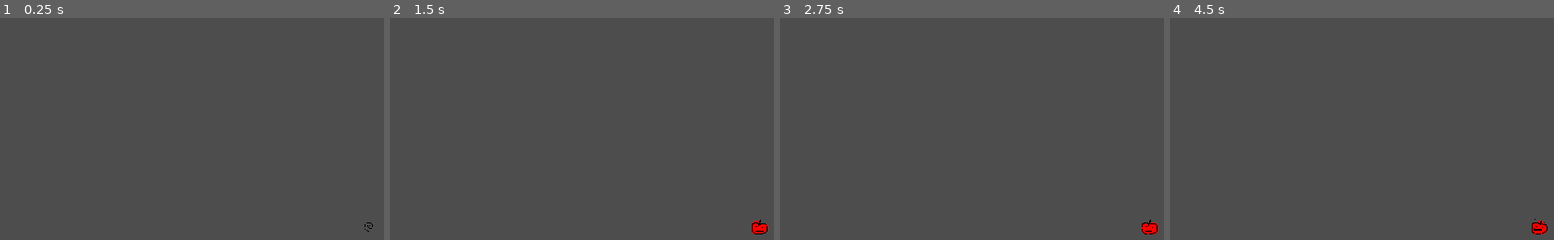
Above: before the commit, frames 1-4 (left to right).
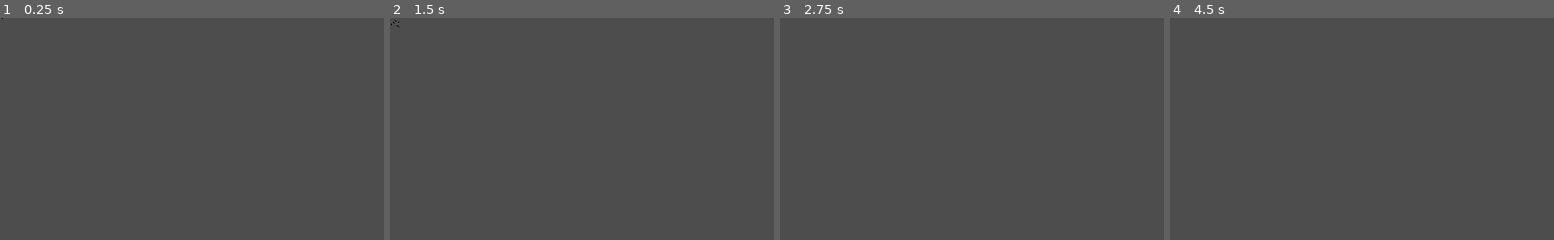
Above: after the commit, the same moments.

Repository: Silver-Ink/GameJamAirConditionner
Game: Godot game, scene res://item.tscn
Two runs of this game, one before a commit and one after it. Both use one fixed random seed, a clock stepped at 60 frames per second and the inputs below. This scene is started directly instead of the project's main scene.
Inputs (mouse positions are in pixels of both pictures, inside the frame that each line leads up to):
- Up to frame 1 (0.25 s): no input
- Up to frame 2 (1.5 s): tap Enter (ui_accept) at 0.5, 0.77, 1.25 s; move the mouse to (outside the picture) at 0.52 s; hold Right (ui_right) from 0.53 s (still down); click (outside the picture) at 0.6 s; move the mouse to (outside the picture) at 1.27 s; tap Mouse wheel up (rotate_wall_left) at 1.35 s
- Up to frame 3 (2.75 s): tap Enter (ui_accept) at 1.52 s; move the mouse to (outside the picture) at 2.02 s; release Right (ui_right) at 2.03 s; hold Left (ui_left) from 2.03 s (still down); tap Mouse wheel down (rotate_wall_right) at 2.1 s
- Up to frame 4 (4.5 s): move the mouse to (outside the picture) at 2.77 s; release Left (ui_left) at 2.78 s; hold Right (ui_right) 2.78-4.28 s; click (outside the picture) at 2.85 s; tap Enter (ui_accept) at 3.02, 3.77 s; move the mouse to (outside the picture) at 3.52 s; tap Mouse wheel up (rotate_wall_left) at 3.6 s; tap R (RespawnPlayer) at 4.25 s; move the mouse to (1319, 164) at 4.27 s; hold Left (ui_left) from 4.28 s (still down); tap Mouse wheel down (rotate_wall_right) at 4.35 s

The runs differ from the first frame. In frame 1, less than 0.1% of the frame differs, in the area x 0-98%, y 0-97%; in frame 2, 0.2%, in the area x 0-99%, y 0-98%; in frame 3, 0.2%; in frame 4, 0.2%.

Commit message:
better item destroy sound system & logic

Diff:
--- a/audio_stream_player.gd
+++ b/audio_stream_player.gd
@@ -1 +1 @@
-class_name AudioPlayer extends AudioStreamPlayer
+class_name SAM extends AudioStreamPlayer
--- a/item.gd
+++ b/item.gd
@@ -13,16 +13,19 @@
 @export var type: Type
 var anim: ItemSprite
 var appearing: bool = false
+var destroying: bool = false
 var item_scale := 0.0
-var player: AudioStreamPlayer
+var sam: SAM
+var effects_player: SoundEffects
+var before: Before
 
 const item_sounds := {
 	Type.APPLE: ["bo-womp", "cartoon-boing", "crunchy-bite"],
 	Type.FISH: ["fish", "uiou", "jump", "cartoon_bite_sound_effect"],
-	Type.HEART: ["heart", "heart-beat", "sparkles", "chime-sparkles"],
+	Type.HEART: ["heart-beat", "sparkles", "chime-sparkles"],
 	Type.BLOB: ["dégueu", "dégueu2", "crunchy-bite", "dead", "bo-womp"],
 	Type.SONIC: ["sonic-spring", "jump", "bongo-feet", "uiou"],
-	Type.SQUARE: ["wopi", "dead"]
+	Type.SQUARE: ["wopi", "dead", "cartoon_sound_effect"]
 }
 
 # Called when the node enters the scene tree for the first time.
@@ -31,7 +34,10 @@
 	anim = get_children().filter(func(child): return child is ItemSprite).front()
 	anim.play(item_name())
 	anim.scale = Vector2(item_scale, item_scale)
-	player = get_children().filter(func(child): return child is AudioPlayer).front()
+	sam = get_children().filter(func(child): return child is SAM).front()
+	sam.stream = load("res://assets/sounds/items/%s.wav" % item_name())
+	effects_player = get_children().filter(func(child): return child is SoundEffects).front()
+	before = get_children().filter(func(child): return child is Before).front()
 
 
 # Called every frame. 'delta' is the elapsed time since the previous frame.
@@ -42,8 +48,8 @@
 			item_scale += 0.15
 		else:
 			appearing = false
-			player.stream = load("res://assets/sounds/items/%s.wav" % item_name())
-			player.play()
+			#sam.play()
+			destroy()
 
 
 func item_name() -> String:
@@ -68,10 +74,15 @@
 
 
 func destroy():
+	destroying = true
 	var possible_sounds: Array = item_sounds[type]
-	player.stream = load("res://assets/sounds/items/%s.mp3" % possible_sounds[randi() % possible_sounds.size()])
-	player.play()
-	anim.play("destroy")
+	var chosen = possible_sounds[randi() % possible_sounds.size()]
+	if not (chosen == "sparkle" or chosen == "chime-sparkles"):
+		effects_player.volume_db += 1
+	effects_player.stream = load("res://assets/sounds/items/%s.mp3" % chosen)
+	effects_player.play()
+	anim.visible = false
+	before.play("destroy")
 
 
 func _on_area_2d_body_entered(body: Node2D) -> void:
@@ -80,5 +91,18 @@
 
 
 func _on_appear_animation_finished() -> void:
-	anim.visible = true
-	appearing = true
+	if before.animation == "default":
+		anim.visible = true
+		appearing = true
+	elif before.animation == "destroy":
+		anim.visible = false
+		before.visible = false
+		if not destroying:
+			queue_free()
+
+
+func _on_sound_effects_finished() -> void:
+	if not destroying:
+		queue_free()
+	else:
+		destroying = false
--- a/item.tscn
+++ b/item.tscn
@@ -13,6 +13,7 @@
 [ext_resource type="Texture2D" uid="uid://cg77qq8btpls3" path="res://assets/items/transh.png" id="8_3dp4x"]
 [ext_resource type="Script" path="res://item_sprite.gd" id="11_p6nyw"]
 [ext_resource type="Script" path="res://audio_stream_player.gd" id="13_nibbj"]
+[ext_resource type="Script" path="res://sound_effects.gd" id="14_1qwn5"]
 
 [sub_resource type="AtlasTexture" id="AtlasTexture_gy4uy"]
 atlas = ExtResource("2_54io7")
@@ -49,6 +50,38 @@
 [sub_resource type="AtlasTexture" id="AtlasTexture_8xvt0"]
 atlas = ExtResource("3_0cfss")
 region = Rect2(128, 0, 32, 32)
+
+[sub_resource type="AtlasTexture" id="AtlasTexture_8qrcw"]
+atlas = ExtResource("3_0cfss")
+region = Rect2(0, 0, 32, 32)
+
+[sub_resource type="AtlasTexture" id="AtlasTexture_bkxp3"]
+atlas = ExtResource("3_0cfss")
+region = Rect2(32, 0, 32, 32)
+
+[sub_resource type="AtlasTexture" id="AtlasTexture_vj7jp"]
+atlas = ExtResource("3_0cfss")
+region = Rect2(64, 0, 32, 32)
+
+[sub_resource type="AtlasTexture" id="AtlasTexture_u4vpe"]
+atlas = ExtResource("3_0cfss")
+region = Rect2(96, 0, 32, 32)
+
+[sub_resource type="AtlasTexture" id="AtlasTexture_678ps"]
+atlas = ExtResource("3_0cfss")
+region = Rect2(128, 0, 32, 32)
+
+[sub_resource type="AtlasTexture" id="AtlasTexture_r77vx"]
+atlas = ExtResource("3_0cfss")
+region = Rect2(160, 0, 32, 32)
+
+[sub_resource type="AtlasTexture" id="AtlasTexture_0akkk"]
+atlas = ExtResource("3_0cfss")
+region = Rect2(192, 0, 32, 32)
+
+[sub_resource type="AtlasTexture" id="AtlasTexture_eh5wt"]
+atlas = ExtResource("3_0cfss")
+region = Rect2(224, 0, 32, 32)
 
 [sub_resource type="SpriteFrames" id="SpriteFrames_lhtib"]
 resource_local_to_scene = true
@@ -86,7 +119,36 @@
 }],
 "loop": false,
 "name": &"default",
-"speed": 15.0
+"speed": 10.0
+}, {
+"frames": [{
+"duration": 1.0,
+"texture": SubResource("AtlasTexture_8qrcw")
+}, {
+"duration": 1.0,
+"texture": SubResource("AtlasTexture_bkxp3")
+}, {
+"duration": 1.0,
+"texture": SubResource("AtlasTexture_vj7jp")
+}, {
+"duration": 1.0,
+"texture": SubResource("AtlasTexture_u4vpe")
+}, {
+"duration": 1.0,
+"texture": SubResource("AtlasTexture_678ps")
+}, {
+"duration": 1.0,
+"texture": SubResource("AtlasTexture_r77vx")
+}, {
+"duration": 1.0,
+"texture": SubResource("AtlasTexture_0akkk")
+}, {
+"duration": 1.0,
+"texture": SubResource("AtlasTexture_eh5wt")
+}],
+"loop": false,
+"name": &"destroy",
+"speed": 20.0
 }]
 
 [sub_resource type="AtlasTexture" id="AtlasTexture_4ni84"]
@@ -104,30 +166,6 @@
 [sub_resource type="AtlasTexture" id="AtlasTexture_45awr"]
 atlas = ExtResource("2_1c3w8")
 region = Rect2(96, 0, 32, 32)
-
-[sub_resource type="AtlasTexture" id="AtlasTexture_ladh4"]
-atlas = ExtResource("3_0cfss")
-region = Rect2(0, 0, 32, 32)
-
-[sub_resource type="AtlasTexture" id="AtlasTexture_dwo5x"]
-atlas = ExtResource("3_0cfss")
-region = Rect2(32, 0, 32, 32)
-
-[sub_resource type="AtlasTexture" id="AtlasTexture_7yu6w"]
-atlas = ExtResource("3_0cfss")
-region = Rect2(64, 0, 32, 32)
-
-[sub_resource type="AtlasTexture" id="AtlasTexture_op77i"]
-atlas = ExtResource("3_0cfss")
-region = Rect2(160, 0, 32, 32)
-
-[sub_resource type="AtlasTexture" id="AtlasTexture_04p02"]
-atlas = ExtResource("3_0cfss")
-region = Rect2(192, 0, 32, 32)
-
-[sub_resource type="AtlasTexture" id="AtlasTexture_hcl1g"]
-atlas = ExtResource("3_0cfss")
-region = Rect2(224, 0, 32, 32)
 
 [sub_resource type="AtlasTexture" id="AtlasTexture_gpbb5"]
 atlas = ExtResource("3_gyfqg")
@@ -251,35 +289,6 @@
 }, {
 "frames": [{
 "duration": 1.0,
-"texture": SubResource("AtlasTexture_ladh4")
-}, {
-"duration": 1.0,
-"texture": SubResource("AtlasTexture_dwo5x")
-}, {
-"duration": 1.0,
-"texture": SubResource("AtlasTexture_7yu6w")
-}, {
-"duration": 1.0,
-"texture": SubResource("AtlasTexture_q4iv1")
-}, {
-"duration": 1.0,
-"texture": SubResource("AtlasTexture_8xvt0")
-}, {
-"duration": 1.0,
-"texture": SubResource("AtlasTexture_op77i")
-}, {
-"duration": 1.0,
-"texture": SubResource("AtlasTexture_04p02")
-}, {
-"duration": 1.0,
-"texture": SubResource("AtlasTexture_hcl1g")
-}],
-"loop": true,
-"name": &"destroy",
-"speed": 5.0
-}, {
-"frames": [{
-"duration": 1.0,
 "texture": SubResource("AtlasTexture_gpbb5")
 }, {
 "duration": 1.0,
@@ -389,6 +398,7 @@
 
 [node name="Item" type="Node2D"]
 script = ExtResource("1_oikgc")
+type = 2
 
 [node name="Before" type="AnimatedSprite2D" parent="."]
 sprite_frames = SubResource("SpriteFrames_lhtib")
@@ -397,19 +407,22 @@
 [node name="ItemSprite" type="AnimatedSprite2D" parent="."]
 visible = false
 sprite_frames = SubResource("SpriteFrames_efvgg")
-animation = &"destroy"
+animation = &"apple"
 script = ExtResource("11_p6nyw")
 
-[node name="Area2D" type="Area2D" parent="."]
-
-[node name="CollisionShape2D" type="CollisionShape2D" parent="Area2D"]
+[node name="Area2D" type="Area2D" parent="ItemSprite"]
+
+[node name="CollisionShape2D" type="CollisionShape2D" parent="ItemSprite/Area2D"]
 position = Vector2(0.5, 0.5)
 shape = SubResource("RectangleShape2D_2ho4w")
 
-[node name="Camera2D" type="Camera2D" parent="."]
-
-[node name="AudioStreamPlayer" type="AudioStreamPlayer" parent="."]
+[node name="SAM" type="AudioStreamPlayer" parent="."]
 script = ExtResource("13_nibbj")
 
+[node name="SoundEffects" type="AudioStreamPlayer" parent="."]
+volume_db = 1.238
+script = ExtResource("14_1qwn5")
+
 [connection signal="animation_finished" from="Before" to="." method="_on_appear_animation_finished"]
-[connection signal="body_entered" from="Area2D" to="." method="_on_area_2d_body_entered"]
+[connection signal="body_entered" from="ItemSprite/Area2D" to="." method="_on_area_2d_body_entered"]
+[connection signal="finished" from="SoundEffects" to="." method="_on_sound_effects_finished"]
--- /dev/null
+++ b/sound_effects.gd
@@ -0,0 +1,11 @@
+class_name SoundEffects extends AudioStreamPlayer
+
+
+# Called when the node enters the scene tree for the first time.
+func _ready() -> void:
+	pass # Replace with function body.
+
+
+# Called every frame. 'delta' is the elapsed time since the previous frame.
+func _process(delta: float) -> void:
+	pass
Not shown: 1 places in item.tscn that only renumber resources
